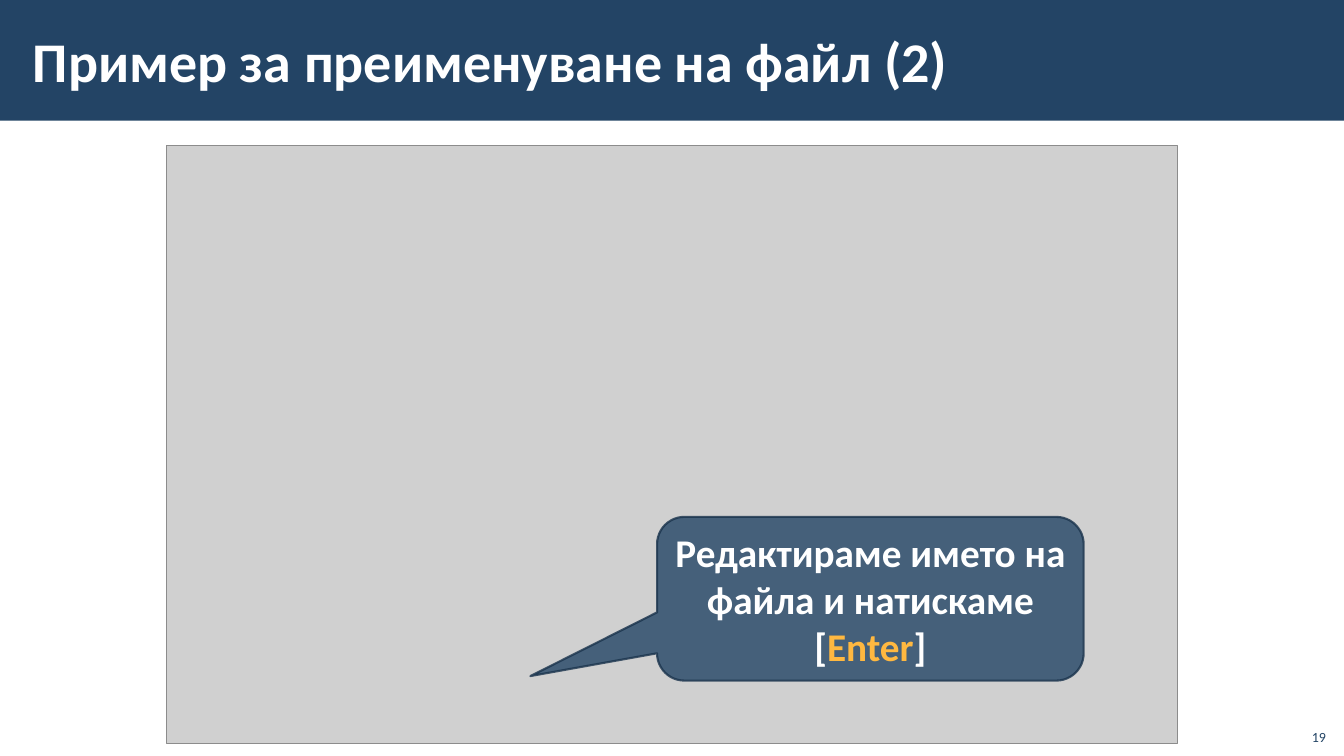
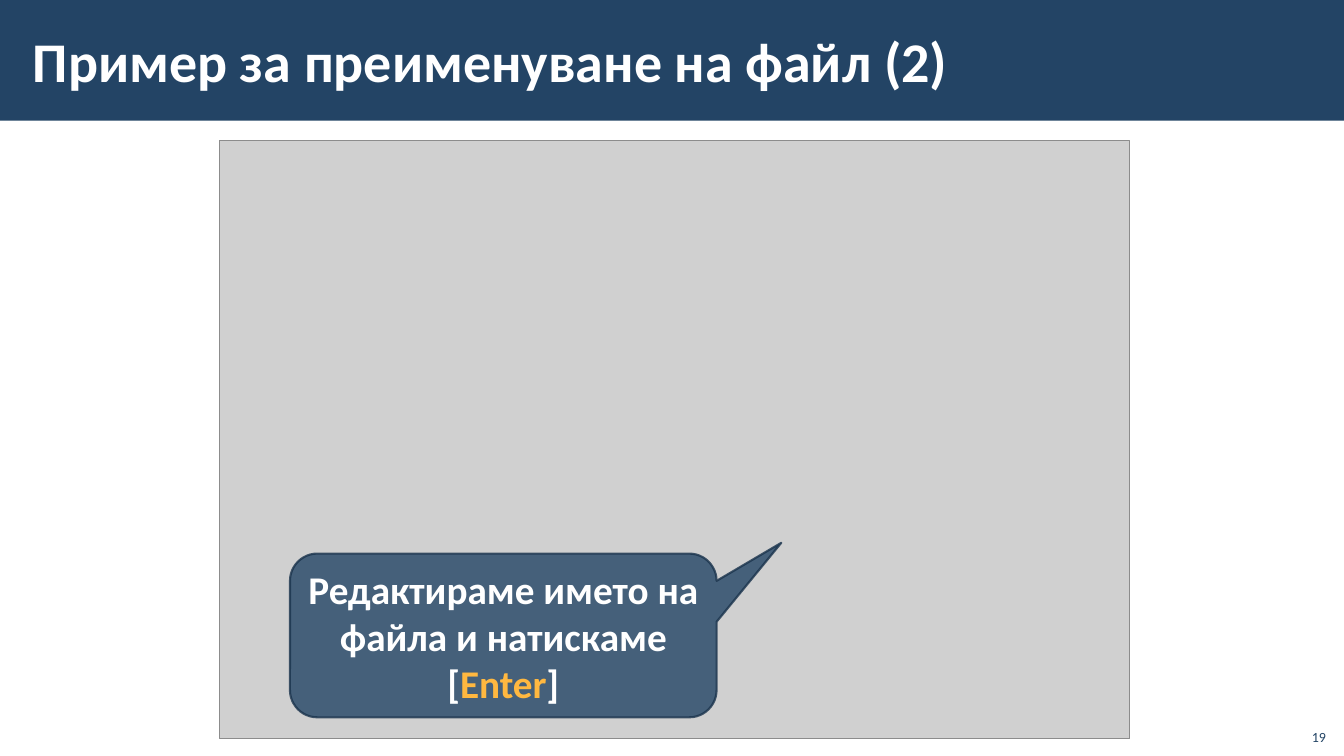
Before and after one commit to BG-IT-Edu/School-Programming, a slide deck: slide 19 of Courses/Computer-Modeling-and-IT/Computer-Modeling-and-IT-5-Class/04-File-System/04-File-System.pptx. Drawn at 1344x756 pixels with LibreOffice and Linux fonts; fonts in the diff are those of the drawing; grey boxes stand for pictures; background and template pictures are left out. Boxes give left, top, right and bottom in pixels: in the first picture for what was removed or moved away, otherwise in the second. Text is boxed around its words. In the diff, an @@ line names an element or a change of style, - is before the commit and + after.

```diff
--- a/Courses/Computer-Modeling-and-IT/Computer-Modeling-and-IT-5-Class/04-File-System/04-File-System.pptx
+++ b/Courses/Computer-Modeling-and-IT/Computer-Modeling-and-IT-5-Class/04-File-System/04-File-System.pptx
@@ picture: place and size @@
-picture at [167,146,1178,744]
+picture at [220,141,1130,739]
@@ rounded speech box "Редактираме името на файла и ...": place and size @@
-rounded speech box "Редактираме името на файла и ..." at [657,517,1084,681]
+rounded speech box "Редактираме името на файла и ..." at [290,554,717,717]
@@ rounded speech box "Редактираме името на файла и ..." at [290,554,717,717]: proportions changed @@
```
Also in this commit, not shown: 17 other slides changed.
